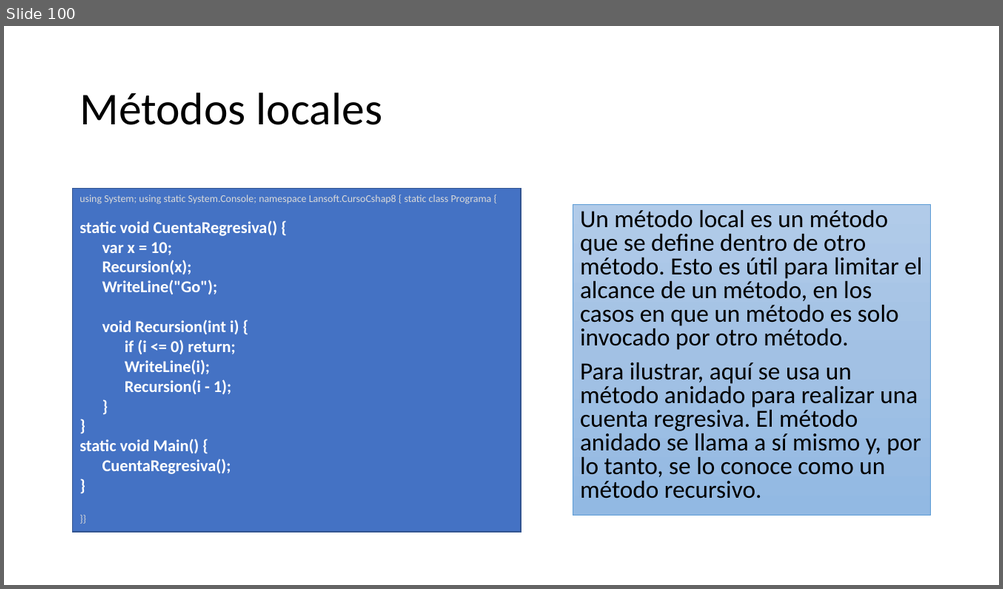
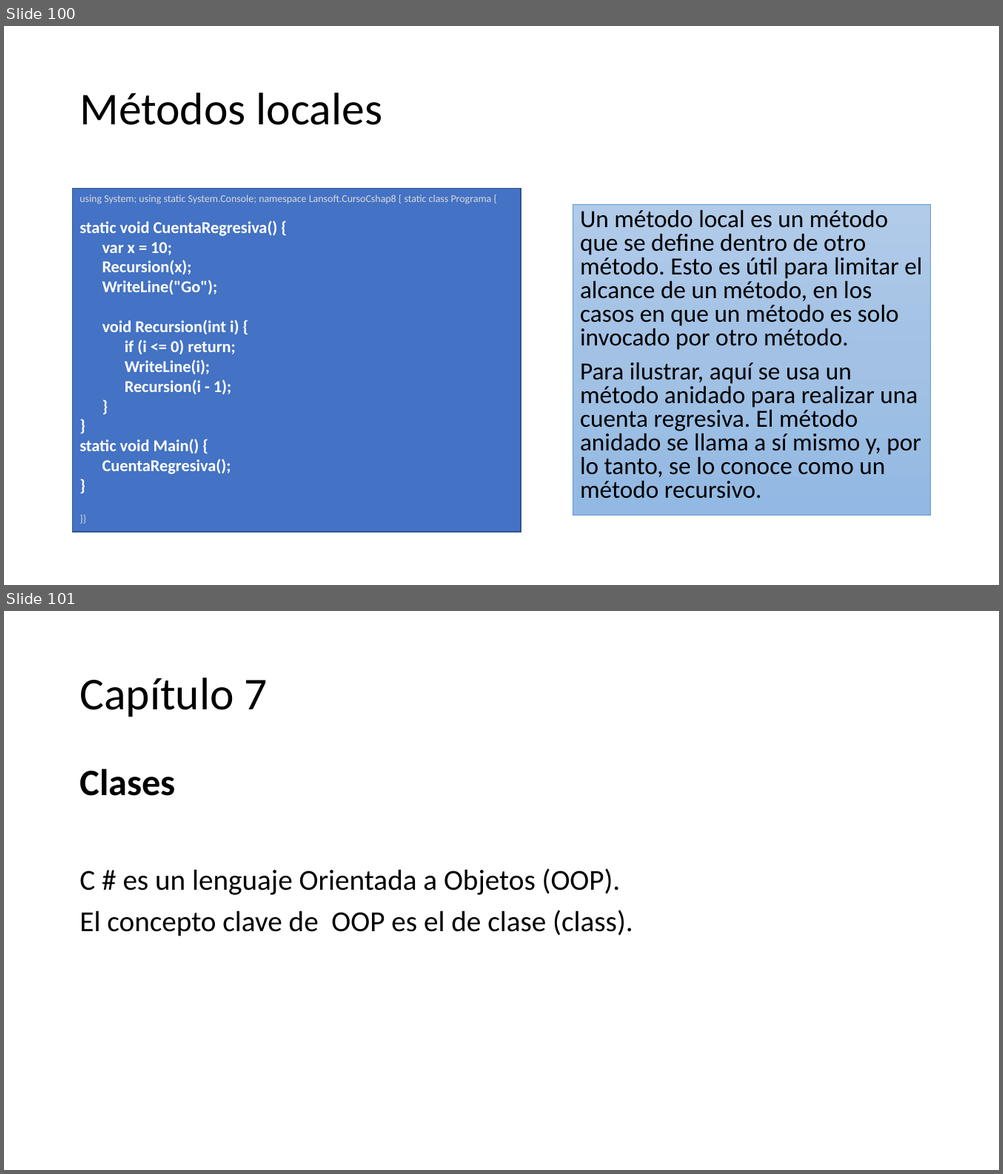
Before and after one commit to AlbertOsinaga/CursoCSharp__8, a slide deck: CSharpQuickReferencia.pptx. Shown one above the other, each under a label of ours: slide 100 before the commit, slides 100 and 101 after it. The pictures are 1003x589 and 1003x1174 pixels, drawn with LibreOffice and Linux fonts; fonts in the diff are those of the drawing. Boxes give left, top, right and bottom in pixels: in the first picture for what was removed or moved away, otherwise in the second. Text is boxed around its words. In the diff, an @@ line names an element or a change of style, - is before the commit and + after.

```diff
--- a/CSharpQuickReferencia.pptx
+++ b/CSharpQuickReferencia.pptx
@@ slide 101 added at [4,611,999,1170], background #FFFFFF @@
@@ title added at [79,678,267,717], 44 pt, text #000000 @@
+Capítulo 7
@@ text added at [79,769,633,937], 28 pt, text #000000 @@
+Clases
+C # es un lenguaje Orientada a Objetos (OOP).
+El concepto clave de OOP es el de clase (class).
```
Also in this commit, not shown: 10 other slides added, 1 other file.
